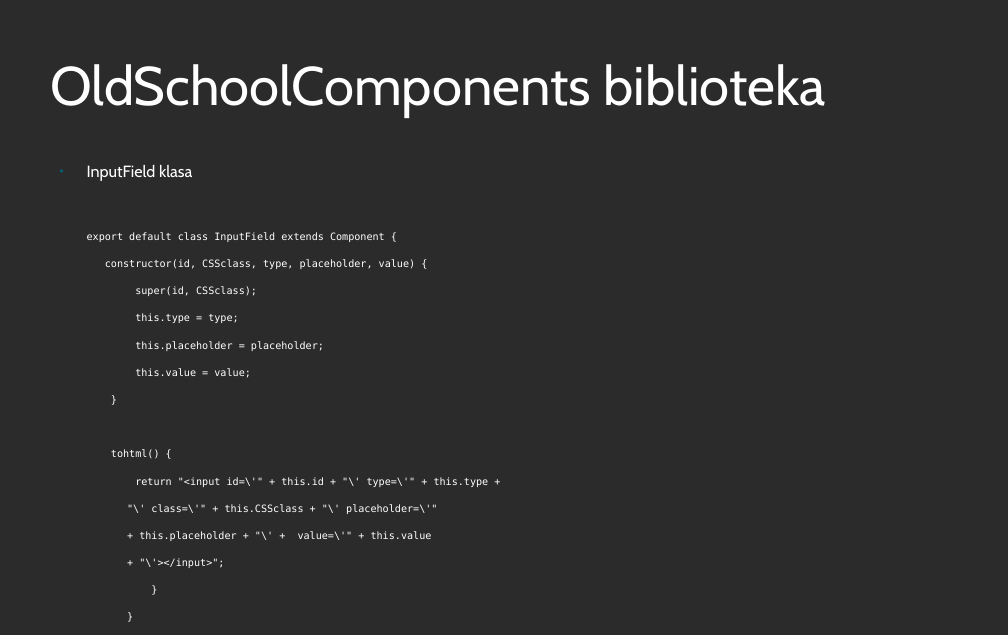
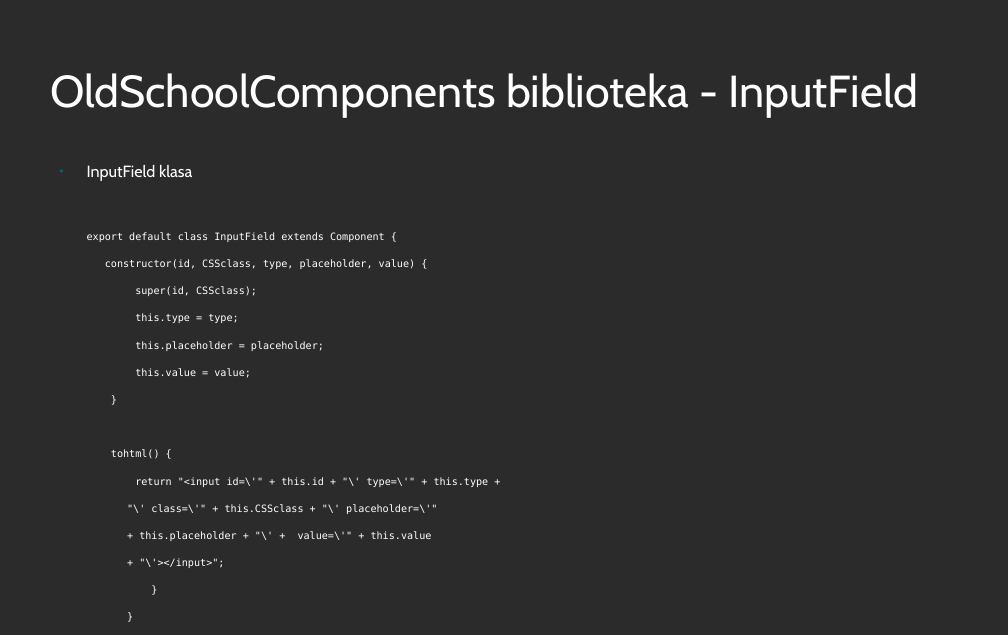
Before and after one commit to iv17/MScThesis, a slide deck: slide 7 of IvanaSavinPresentation.odp (slide 8 before the commit). Drawn at 1008x635 pixels with LibreOffice and Linux fonts; fonts in the diff are those of the drawing; background and template pictures are left out; a plain dark background stands for a picture behind light text. Boxes give left, top, right and bottom in pixels: in the first picture for what was removed or moved away, otherwise in the second. Text is boxed around its words. In the diff, an @@ line names an element or a change of style, - is before the commit and + after.

```diff
--- a/IvanaSavinPresentation.odp
+++ b/IvanaSavinPresentation.odp
@@ title at <box>50,73,918,117</box>: text changed; size 51 to 42 pt @@
-OldSchoolComponents biblioteka
+OldSchoolComponents biblioteka - InputField
```
Also in this commit, not shown: 7 other slides changed, 1 slide removed, 2 other files.
